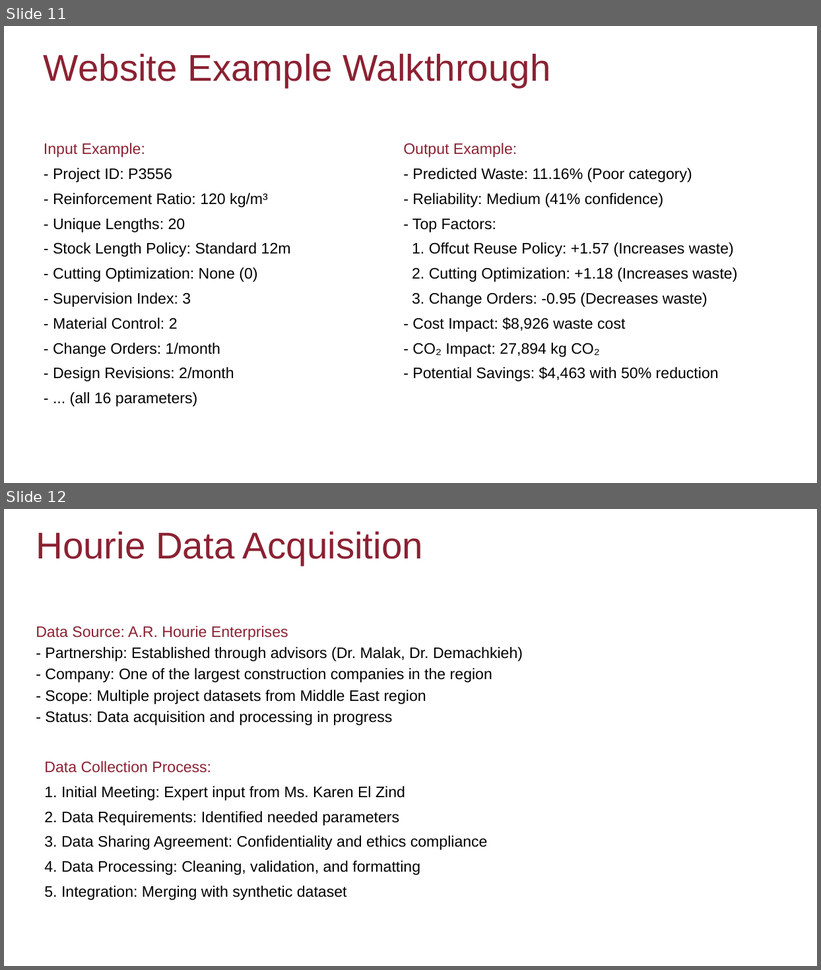
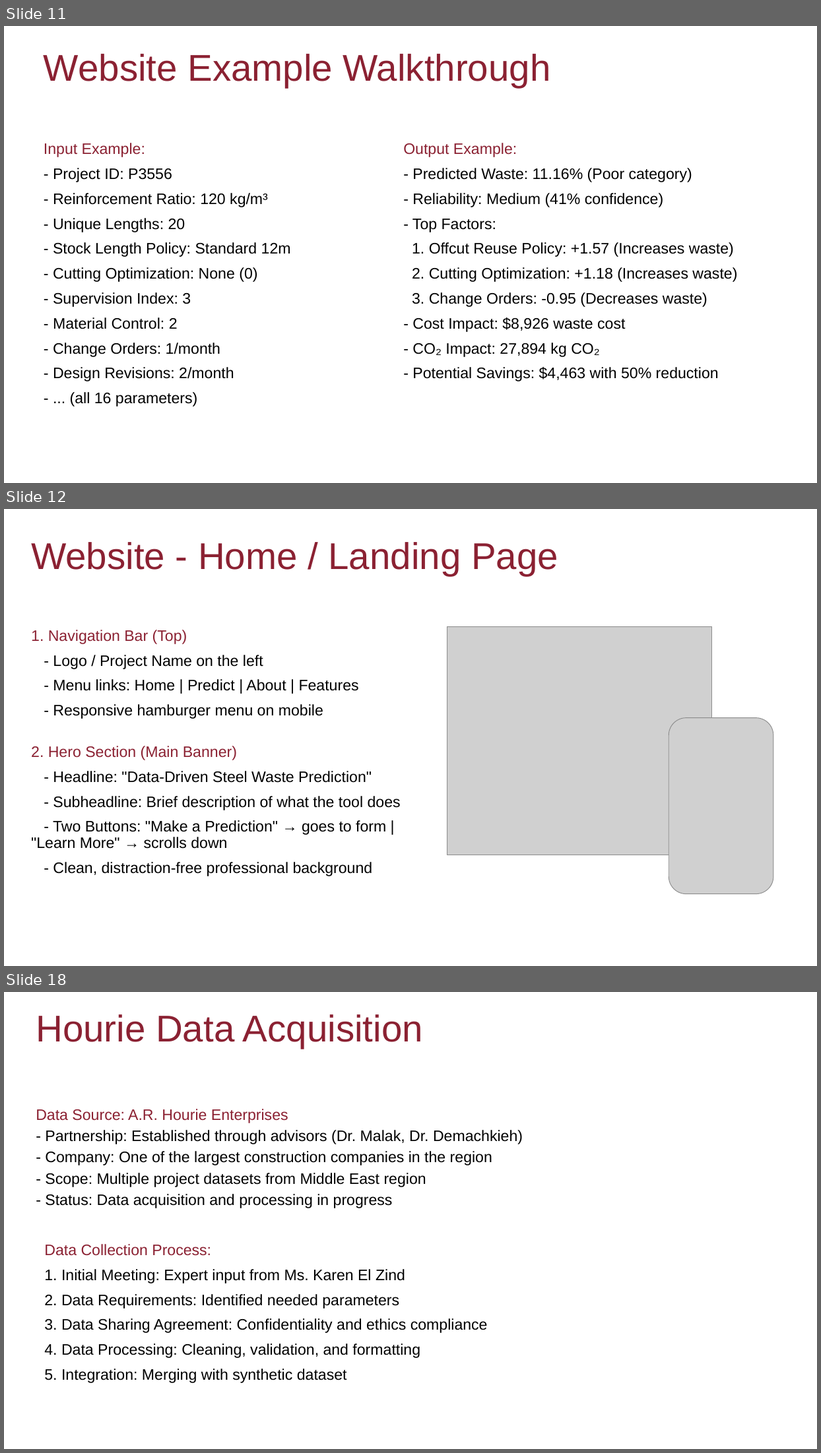
Before and after one commit to christnakh/Fyp-Saro, a slide deck: Semester 2 Progress Presentation.pptx. Shown one above the other, each under a label of ours: slides 11 and 12 before the commit, slides 11, 12 and 18 after it; the slides between them are not shown. The pictures are 821x970 and 821x1453 pixels, drawn with LibreOffice and Linux fonts; fonts in the diff are those of the drawing; grey boxes stand for pictures. Boxes give left, top, right and bottom in pixels: in the first picture for what was removed or moved away, otherwise in the second. Text is boxed around its words. In the diff, an @@ line names an element or a change of style, - is before the commit and + after.

```diff
--- a/Semester 2 Progress Presentation.pptx
+++ b/Semester 2 Progress Presentation.pptx
@@ slide 12 added at <box>4,509,817,966</box>, background #FFFFFF @@
@@ title added at <box>31,542,558,576</box>, 44 pt, text #8B2132 @@
+Website - Home / Landing Page
@@ picture added at <box>448,626,713,855</box> @@
@@ subtitle added at <box>31,630,401,877</box>, 18 pt, text #000000 @@
+1. Navigation Bar (Top)
+- Logo / Project Name on the left
+- Menu links: Home | Predict | About | Features
+- Responsive hamburger menu on mobile
+2. Hero Section (Main Banner)
+- Headline: "Data-Driven Steel Waste Prediction"
+- Subheadline: Brief description of what the tool does
+- Two Buttons: "Make a Prediction" → goes to form | "Learn More" → scrolls down
+- Clean, distraction-free professional background
@@ picture added at <box>669,718,774,894</box> @@
@@ what was slide 12 is now slide 18 @@
```
Also in this commit, not shown: 3 slides changed, 5 other slides added, 26 other files.
